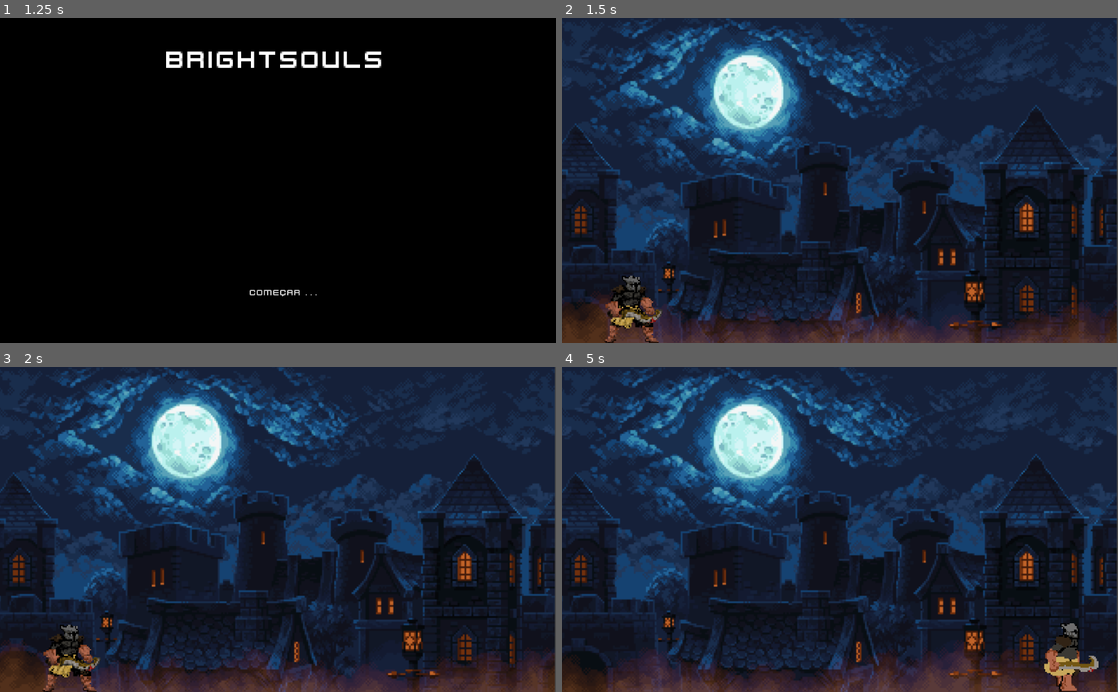
Above: before the commit, frames 1-4 (two rows, left to right).
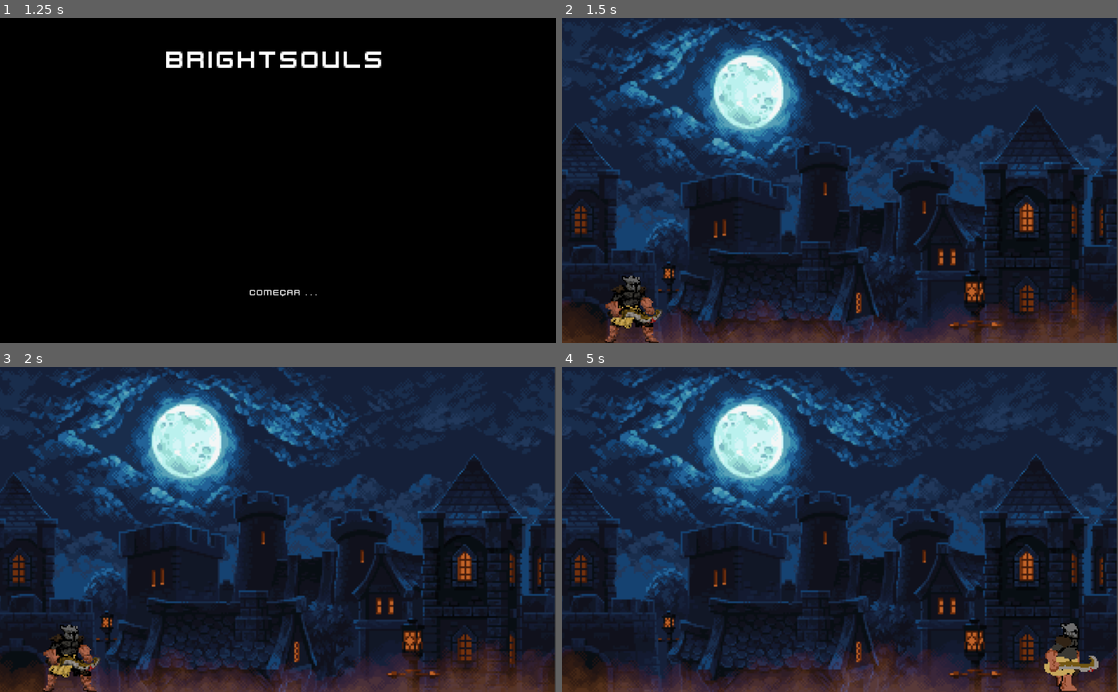
Above: after the commit, the same moments.

Repository: DouglasKosvoski/Bright
Game: Godot game, scene res://Scenes/MAIN_MENU.tscn
Same seed, same stepped clock (60 frames per second), same inputs: the game is played once before the commit and once after it. The engine's default icon, where the game draws it, is replaced by a stand-in: a white triangle on a blue panel in a dark square.
Inputs:
- Up to frame 1 (1.25 s): click "start" at 0.5 s
- Up to frame 2 (1.5 s): click "COMEÇAR . . ." at 1.25 s
- Up to frame 3 (2 s): no input
- Up to frame 4 (5 s): hold Space (space) 2.03-2.78 s; hold D (right) 2.03-3.53 s; tap Space (space) at 2.85, 4.35 s; hold A (left) 3.53-4.28 s; hold Space (space) 3.53-4.28 s; hold D (right) from 4.28 s (still down)

Frame 1 is identical in both runs. In frame 2, 1.8% of the frame differs, in the area x 0-100%, y 86-100%; in frame 3, 1.8%; in frame 4, 2.0%.

Commit message:
.

Diff:
--- a/Scenes/BKGD.tscn
+++ b/Scenes/BKGD.tscn
@@ -338,6 +338,6 @@
 scale = Vector2( 1.6, 1.7 )
 frames = SubResource( 1 )
 animation = "New Anim"
-frame = 122
+frame = 170
 speed_scale = 4.0
 playing = true
